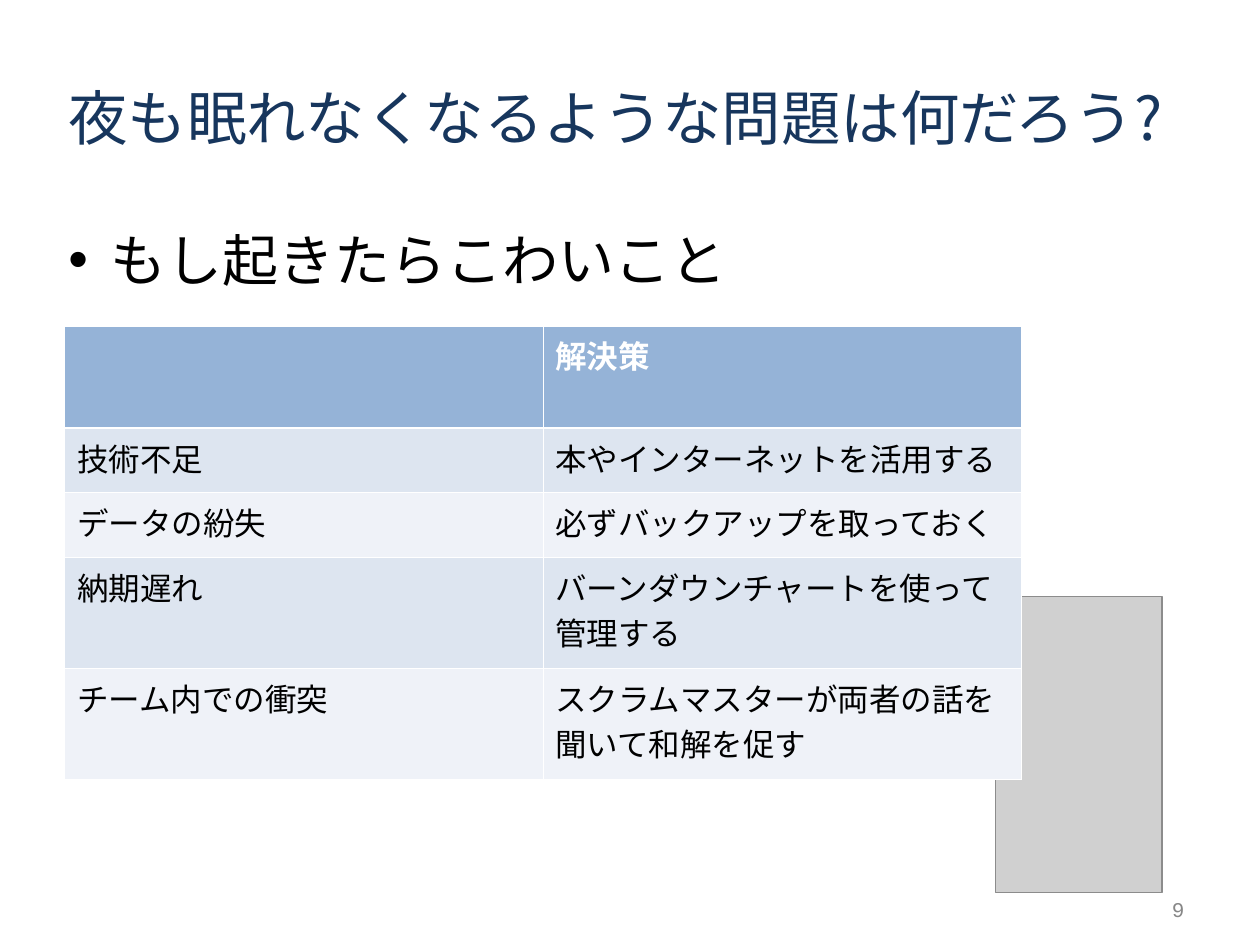
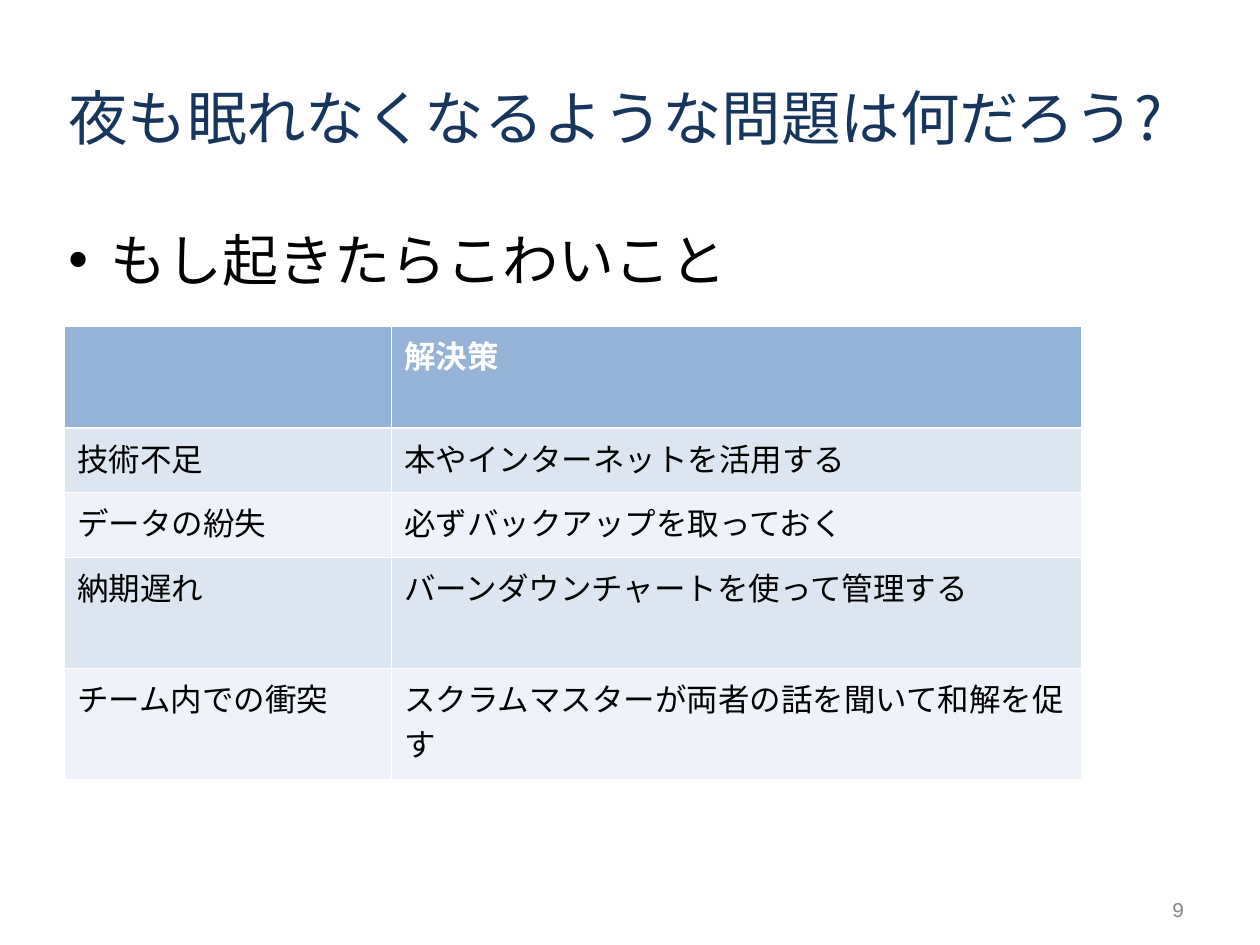
Before and after one commit to tomoyukikondo/yabukiC2017, a slide deck: slide 9 of Ｃ班インセプションデッキ.ppt. Drawn at 1260x945 pixels with LibreOffice and Linux fonts; fonts in the diff are those of the drawing; grey boxes stand for pictures. Boxes give left, top, right and bottom in pixels: in the first picture for what was removed or moved away, otherwise in the second. Text is boxed around its words. In the diff, an @@ line names an element or a change of style, - is before the commit and + after.

```diff
--- a/Ｃ班インセプションデッキ.ppt
+++ b/Ｃ班インセプションデッキ.ppt
@@ table: place and size @@
-table at (64, 326, 1022, 763)
+table at (64, 326, 1081, 762)
@@ picture removed at (995, 597, 1162, 893) @@
```
Also in this commit, not shown: 5 other slides changed, 1 other file.
